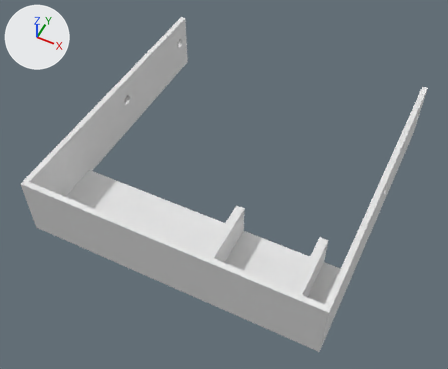
One commit to the Blender file Sidlåda/GriTech UF - Sidlåda 2.blend: the scene before it, then after it.
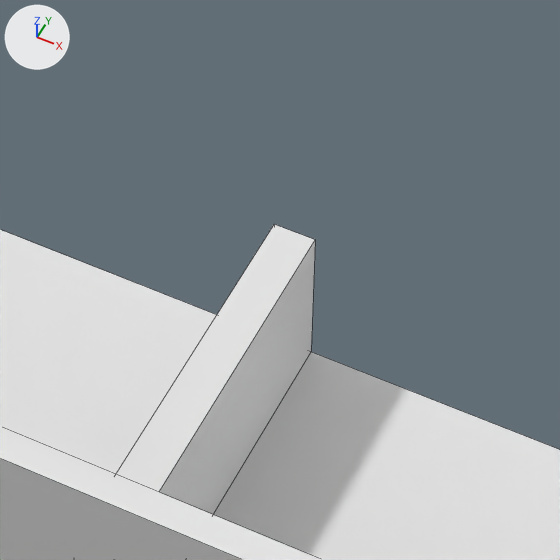
Each version appears first whole from a camera (50 mm lens) standing at (13.3, -90.9, 173.3) and looking at (-54.2, 44.1, 4.5), and next in a close-up on the part from 41% to 65% of the width and 44% to 74% of the height. Arrows for +X, +Y and +Z are at upper left; the lights stay in place. The close-ups show mesh edges as thin lines.

The first close-up shows 'Sketch.001', 'Sketch.002', 'Sketch.004'.
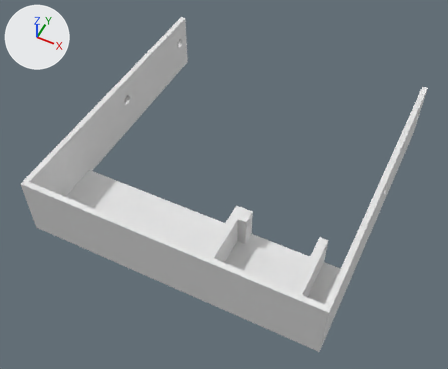
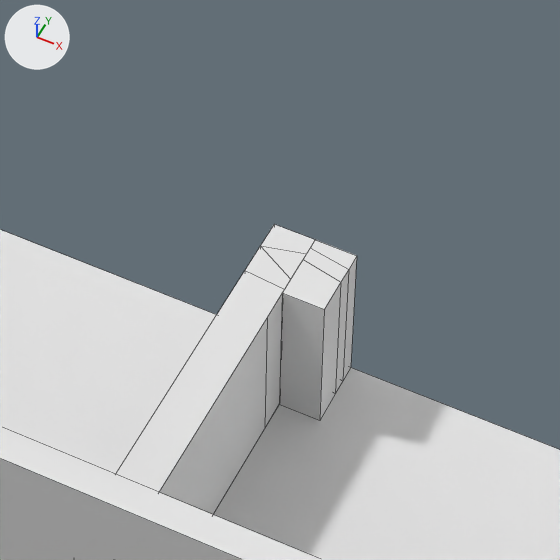
Changed parts and their boxes (x1, y1, x2, y2) in the close-ups (560 x 560 px):
```json
{"object": "Sketch.004", "change": "reshaped", "before": [116, 224, 315, 514], "after": [116, 224, 357, 514]}
```

Edits to the scene script, one JSON object a line:
```json
{"block": "me_sketch_001", "where": "# used by ob_sketch_004; location = (-10.0, 2.0, 2.0); rotation_euler = (0.0, 0.0, 3.142), in degrees (0, 0, 180)"}
{"op": "remove", "block": "me_sketch_001", "code": "me_sketch_001.from_pydata(...)  # 8 vertices, 2 faces; spans x 0.0..32.5, y -28.0..0.0, z 0.0"}
{"op": "add", "block": "me_sketch_001", "code": "me_sketch_001.from_pydata(...)  # 29 vertices, 14 faces; spans x 0.0..32.5, y -28.0..0.0, z 0.0"}
{"block": "me_sketch_001", "change": "me_sketch_001 part 1"}
{"block": "me_sketch_001", "change": "1 face is deleted"}
{"block": "me_sketch_001", "change": "21 vertices are added at x 26.5..32.5, y -28.0..-20.7, z 0.0"}
{"block": "me_sketch_001", "change": "13 new faces join them"}
```
